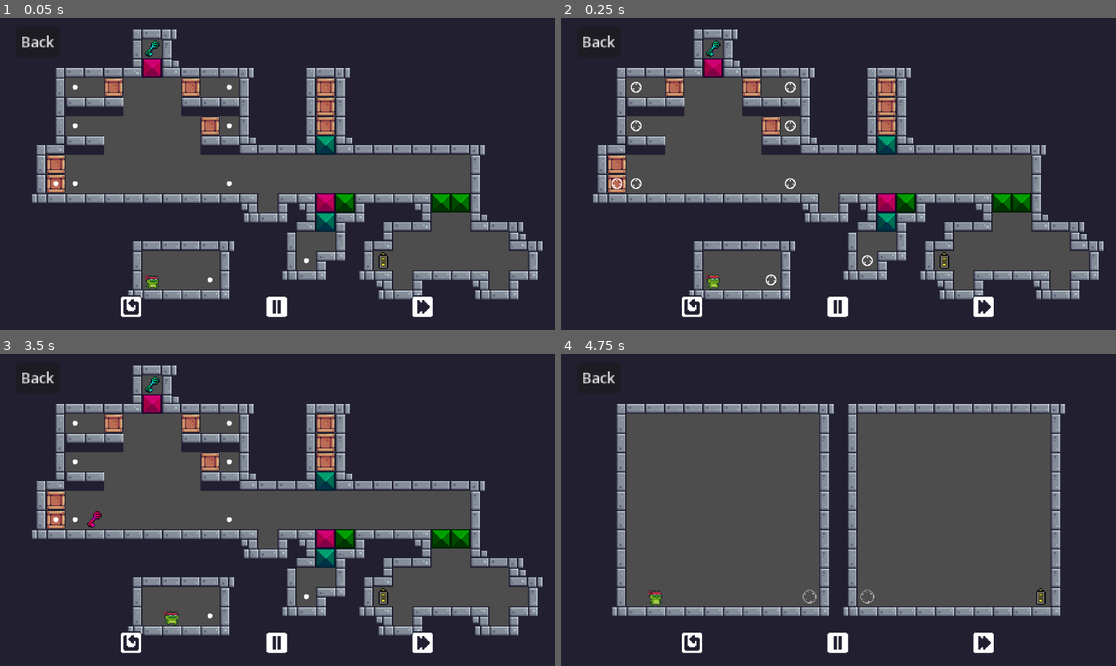
Above: before the commit, frames 1-4 (two rows, left to right).
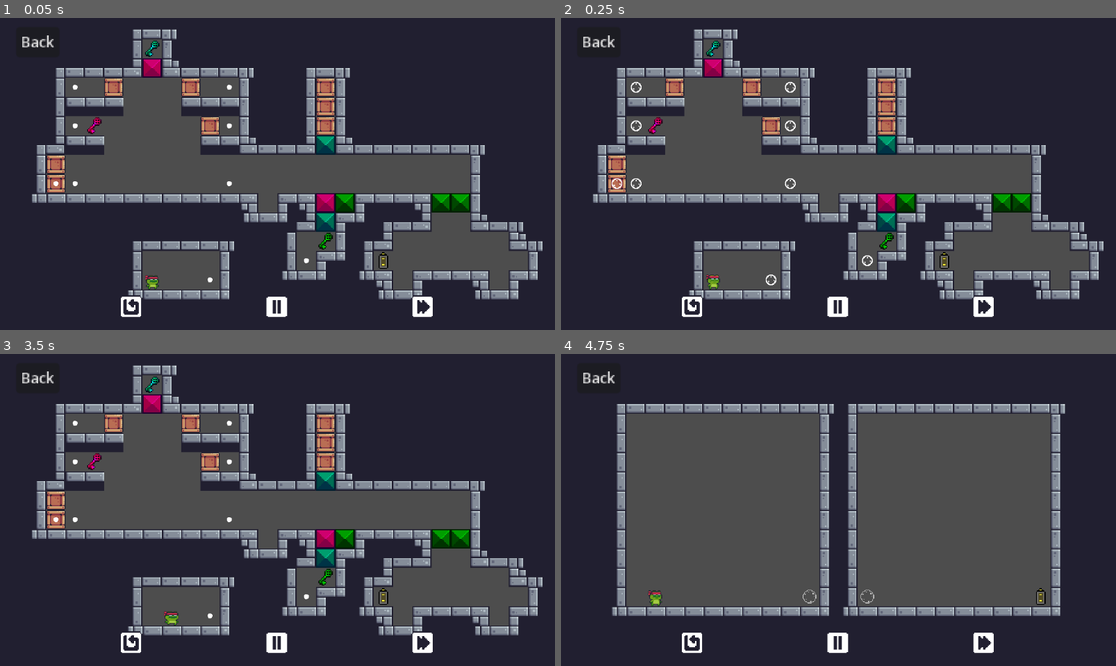
Above: after the commit, the same moments.

Repository: DoubleTrio/phazed
Game: Godot game, scene res://Scenes/Levels/level_16.tscn
The game is run twice, just before and just after one commit, with the same random seed, the same clock (stepped at 60 frames per second) and the same inputs. This scene is started directly instead of the project's main scene.
Inputs (mouse positions are in pixels of both pictures, inside the frame that each line leads up to):
- Up to frame 1 (0.05 s): no input
- Up to frame 2 (0.25 s): no input
- Up to frame 3 (3.5 s): click (133, 644) at 0.5 s; click (133, 644) at 1.25 s; click (133, 644) at 2 s; click (421, 644) at 2.75 s
- Up to frame 4 (4.75 s): click "Back" at 3.5 s; click "Level 1" at 4.25 s

The runs differ from the first frame. In frame 1, 0.1% of the frame differs, in the area x 15-60%, y 31-75%; in frame 2, 0.1%; in frame 3, 0.2%; in frame 4, nothing differs.

Commit message:
Fix key positions in level 16

Diff:
--- a/Scenes/Levels/level_16.tscn
+++ b/Scenes/Levels/level_16.tscn
@@ -343,11 +343,11 @@
 position = Vector2(32, -64)
 
 [node name="Key2" parent="LevelScene/Entities" instance=ExtResource("8_g0hqg")]
-position = Vector2(-160, -16)
+position = Vector2(-160, -32)
 color_id = ExtResource("11_35dxj")
 
 [node name="Key3" parent="LevelScene/Entities" instance=ExtResource("8_g0hqg")]
-position = Vector2(32, 80)
+position = Vector2(32, 64)
 color_id = ExtResource("12_8otni")
 
 [node name="Box7" parent="LevelScene/Entities" instance=ExtResource("10_xsp8t")]
